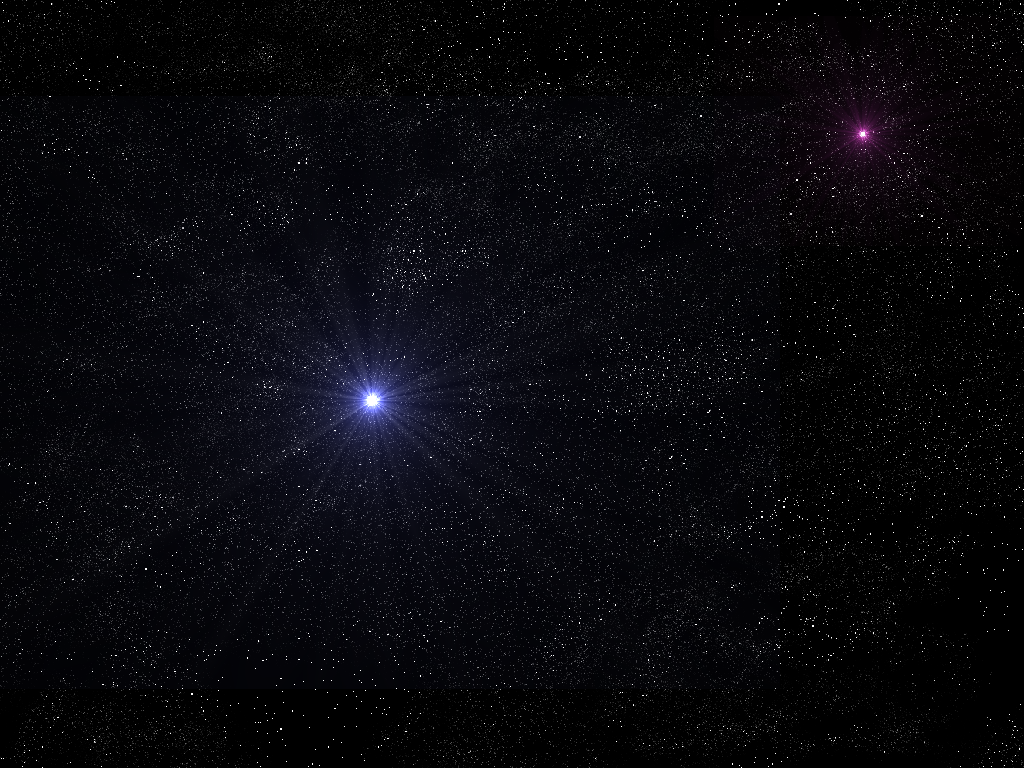
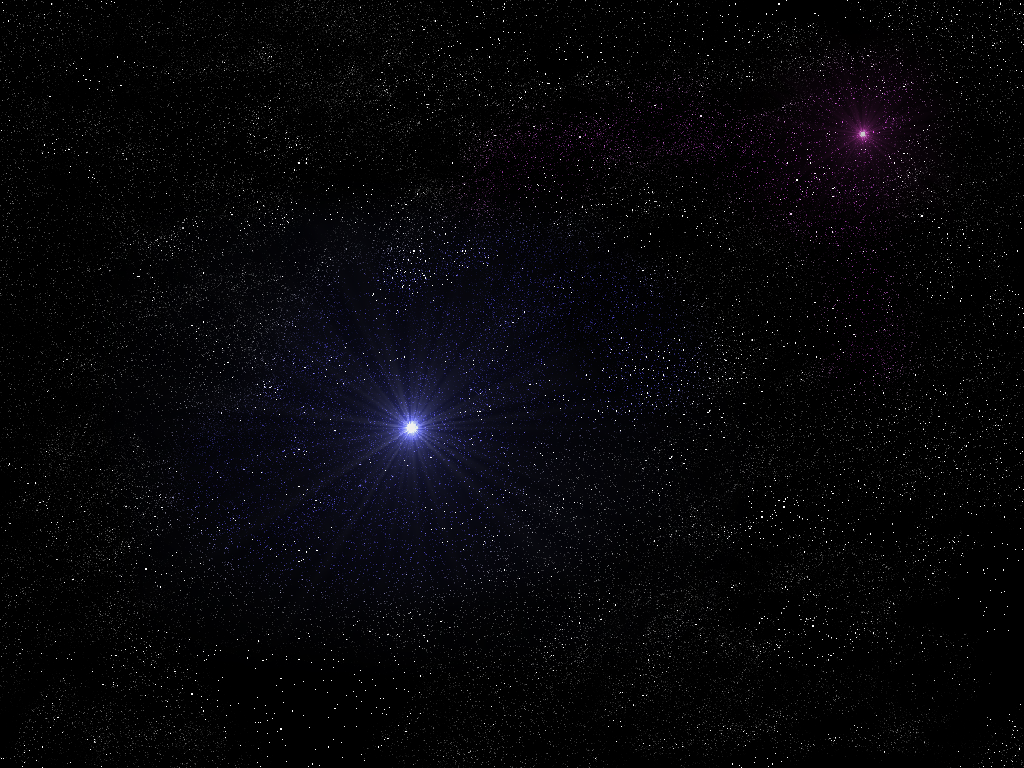
Two versions of the same layered image (1024x768). Layer-by-layer changes:
painted on "Layer copy" over bbox(714, 16, 1021, 246)
painted on "Layer" over bbox(0, 96, 780, 689)
painted on "Stars" over bbox(143, 34, 960, 625)
